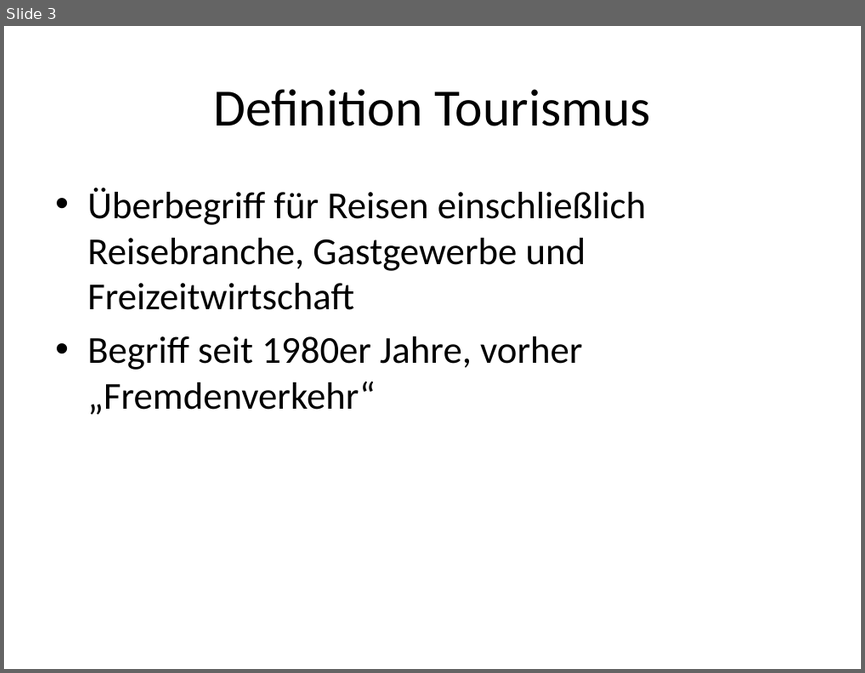
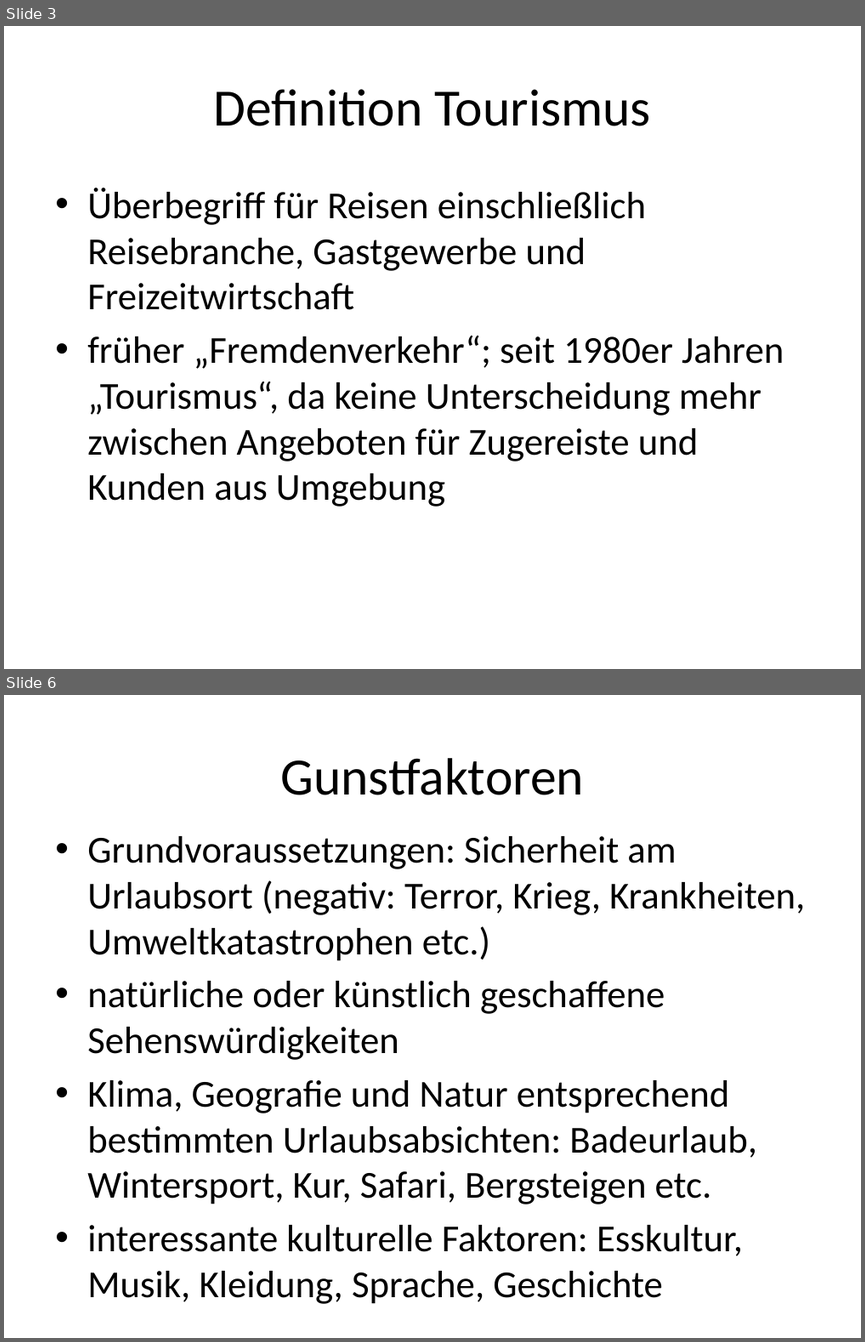
Before and after one commit to Hurafhev/flux-analytics, a slide deck: Tourismus in Peru.pptx. Shown one above the other, each under a label of ours: slide 3 before the commit, slides 3 and 6 after it; the slides between them are not shown. The pictures are 865x673 and 865x1342 pixels, drawn with LibreOffice and Linux fonts; fonts in the diff are those of the drawing. Boxes give left, top, right and bottom in pixels: in the first picture for what was removed or moved away, otherwise in the second. Text is boxed around its words. In the diff, an @@ line names an element or a change of style, - is before the commit and + after.

```diff
--- a/Tourismus in Peru.pptx
+++ b/Tourismus in Peru.pptx
@@ slide 6 added at (4,695,861,1338), background #FFFFFF @@
@@ title added at (280,758,584,795), 44 pt, text #000000 @@
+Gunstfaktoren
@@ text added at (87,836,805,1304), 32 pt, text #000000 @@
+• Grundvoraussetzungen: Sicherheit am Urlaubsort (negativ: Terror, Krieg, Krankheiten, Umweltkatastrophen etc.)
+• natürliche oder künstlich geschaffene Sehenswürdigkeiten
+• Klima, Geografie und Natur entsprechend bestimmten Urlaubsabsichten: Badeurlaub, Wintersport, Kur, Safari, Bergsteigen etc.
+• interessante kulturelle Faktoren: Esskultur, Musik, Kleidung, Sprache, Geschichte
@@ slide 3 changed as well @@
@@ text at (87,335,783,506): text changed @@
-• Begriff seit 1980er Jahre, vorher „Fremdenverkehr“
+• früher „Fremdenverkehr“; seit 1980er Jahren „Tourismus“, da keine Unterscheidung mehr zwischen Angeboten für Zugereiste und Kunden aus Umgebung
```
Also in this commit, not shown: 2 other slides changed, 10 other slides added, 1 slide removed.
